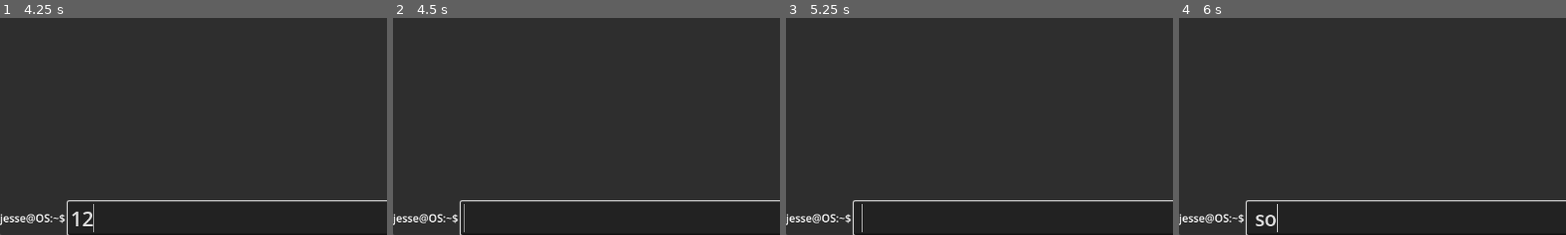
Above: before the commit, frames 1-4 (left to right).
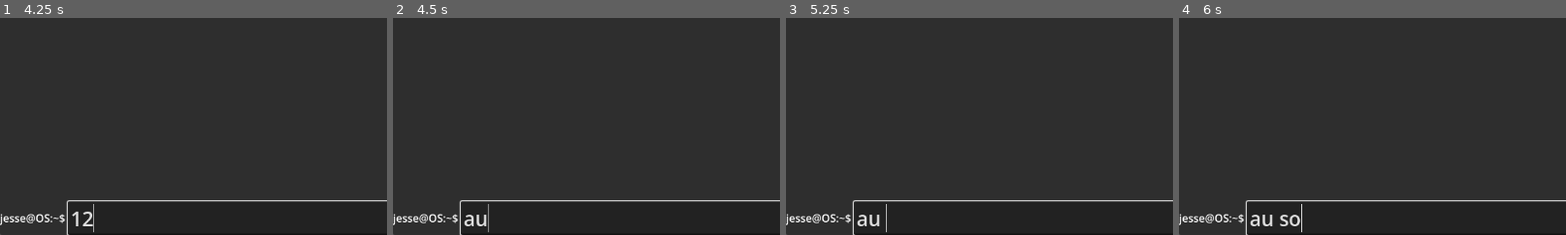
Above: after the commit, the same moments.

Repository: woodRock/bash
Game: Godot game, scene res://main.tscn
Same seed, same stepped clock (60 frames per second), same inputs: the game is played once before the commit and once after it. The project has no main scene, so this scene is started directly.
Inputs (mouse positions are % of the whole screen's width and height, from its top left):
- Up to frame 1 (4.25 s): tap Enter at 0.5, 2 s; move the mouse to (59, 48) at 0.52 s; hold Up 0.53-1.28 s; tap O at 0.6 s; click (59, 48) at 0.67 s; tap Space at 1.25, 2.75 s; move the mouse to (30, 55) at 1.27 s; hold S 1.28-2.03 s; tap X at 1.35 s; move the mouse to (60, 28) at 2.02 s; hold Up 2.03-3.5 s; tap E at 2.1 s; move the mouse to (45, 70) at 2.77 s; tap L at 2.85 s; click (45, 70) at 2.92 s; click (64, 96) at 3.52 s; type "12" at 3.6 s
- Up to frame 2 (4.5 s): tap Enter at 4.25 s; hold A from 4.28 s (still down); tap U at 4.35 s; click (64, 96) at 4.42 s
- Up to frame 3 (5.25 s): keep holding A; tap Space at 5 s; move the mouse to (20, 35) at 5.02 s; tap Tab at 5.1 s
- Up to frame 4 (6 s): move the mouse to (55, 50) at 5.77 s; release A at 5.78 s; hold S from 5.78 s (still down); tap O at 5.85 s; click (55, 50) at 5.92 s
The pictures show only the part of the screen within x 0-50%, y 50-100%; the shares and areas given below are measured in that part.

Frame 1 is identical in both runs. In frame 2, 0.3% of the frame differs, in the area x 18-25%, y 85-99%; in frame 3, 0.3%; in frame 4, 0.5%, in the area x 18-32%, y 85-99%.

Commit message:
Terminal active all the time now

Diff:
--- a/scenes/terminal/terminal.tscn
+++ b/scenes/terminal/terminal.tscn
@@ -48,5 +48,6 @@
 custom_minimum_size = Vector2(500, 30)
 layout_mode = 2
 size_flags_horizontal = 3
+keep_editing_on_text_submit = true
 caret_blink = true
 script = ExtResource("1_sxuvd")
